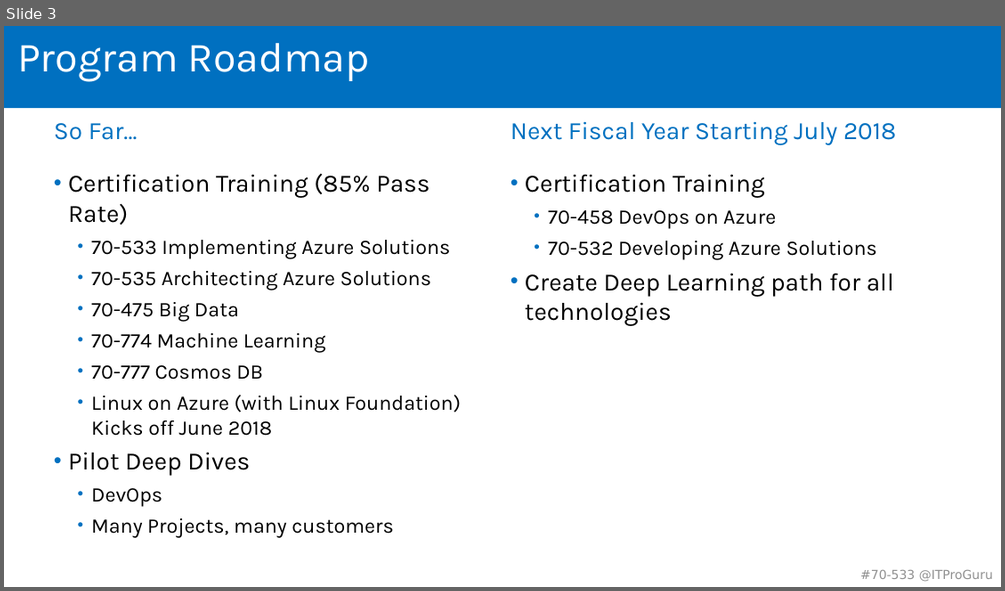
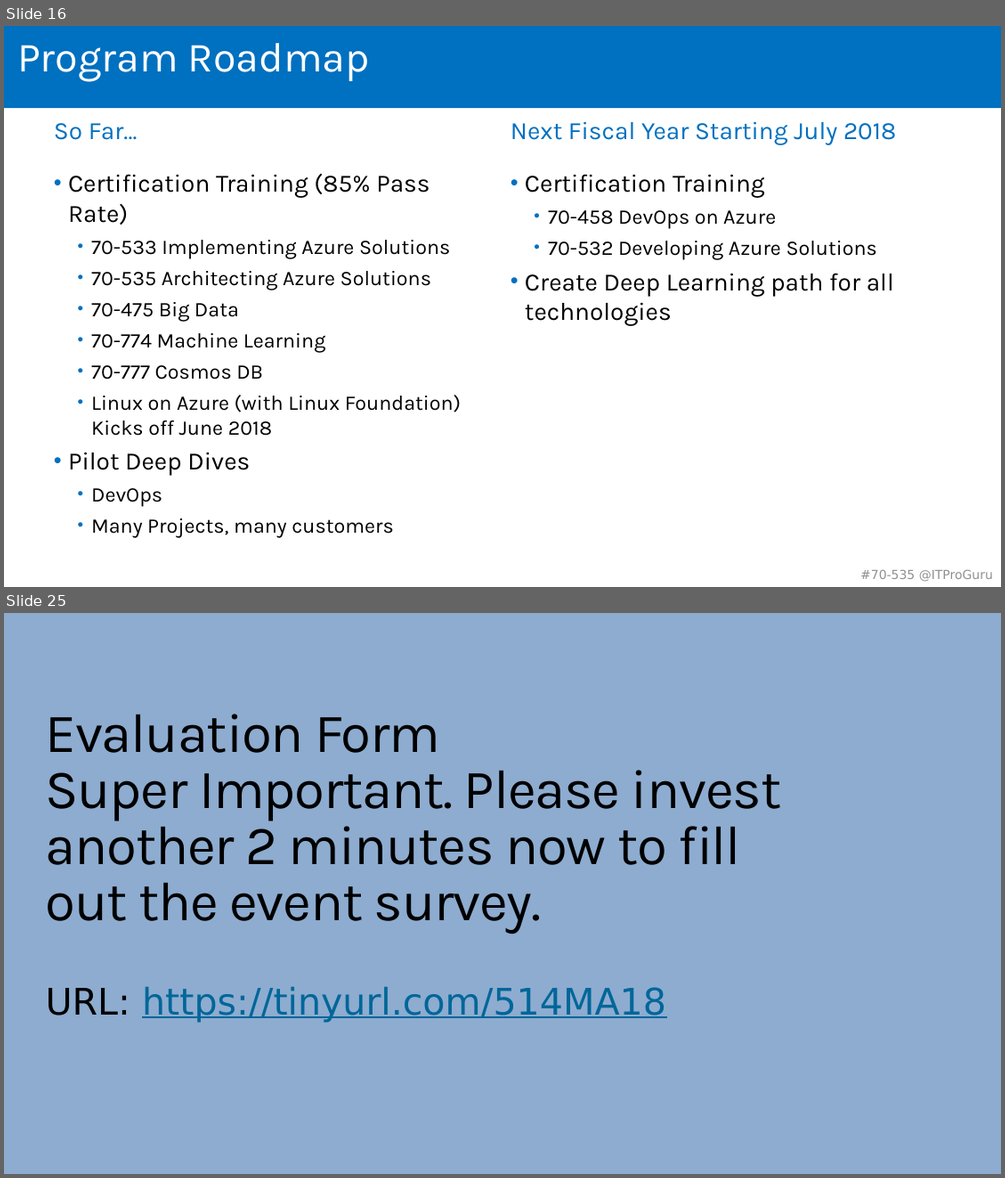
Before and after one commit to guruskill/70-535, a slide deck: Presentations/2018-05-14-Boston/535-Opening-Extra.pptx. Shown one above the other, each under a label of ours: slide 3 before the commit, slides 16 and 25 after it; the slides between them are not shown. The pictures are 1005x591 and 1005x1178 pixels, drawn with LibreOffice and Linux fonts; fonts in the diff are those of the drawing; background and template pictures are left out. Boxes give left, top, right and bottom in pixels: in the first picture for what was removed or moved away, otherwise in the second. Text is boxed around its words. In the diff, an @@ line names an element or a change of style, - is before the commit and + after.

```diff
--- a/Presentations/2018-05-14-Boston/535-Opening-Extra.pptx
+++ b/Presentations/2018-05-14-Boston/535-Opening-Extra.pptx
@@ slide 25 added at [4, 613, 1001, 1174], background #8DACD0; not listed: 2 template elements that a slide beside it also shows @@
@@ rectangle added at [4, 613, 1001, 1174], fill #8DACD0 @@
@@ title added at [46, 714, 781, 933], 52.9 pt, text #000000 @@
+Evaluation Form
+Super Important. Please invest another 2 minutes now to fill out the event survey.
@@ rectangle added at [4, 887, 1001, 909], fill #25B9EC @@
@@ rectangle added at [4, 965, 1001, 1174], fill #4DA0E2 @@
@@ text added at [46, 987, 666, 1022], 35.3 pt, text #006699, underline @@
+URL: https://tinyurl.com/514MA18
@@ rectangle added at [4, 1082, 1001, 1174], fill #00188F @@
@@ what was slide 3 is now slide 16 @@
@@ slide 16 changed as well @@
@@ text at [860, 570, 993, 581]: text changed @@
-#70-533 @ITProGuru
+#70-535 @ITProGuru
```
Also in this commit, not shown: 3 other slides changed, 20 other slides added, 1 slide removed.
